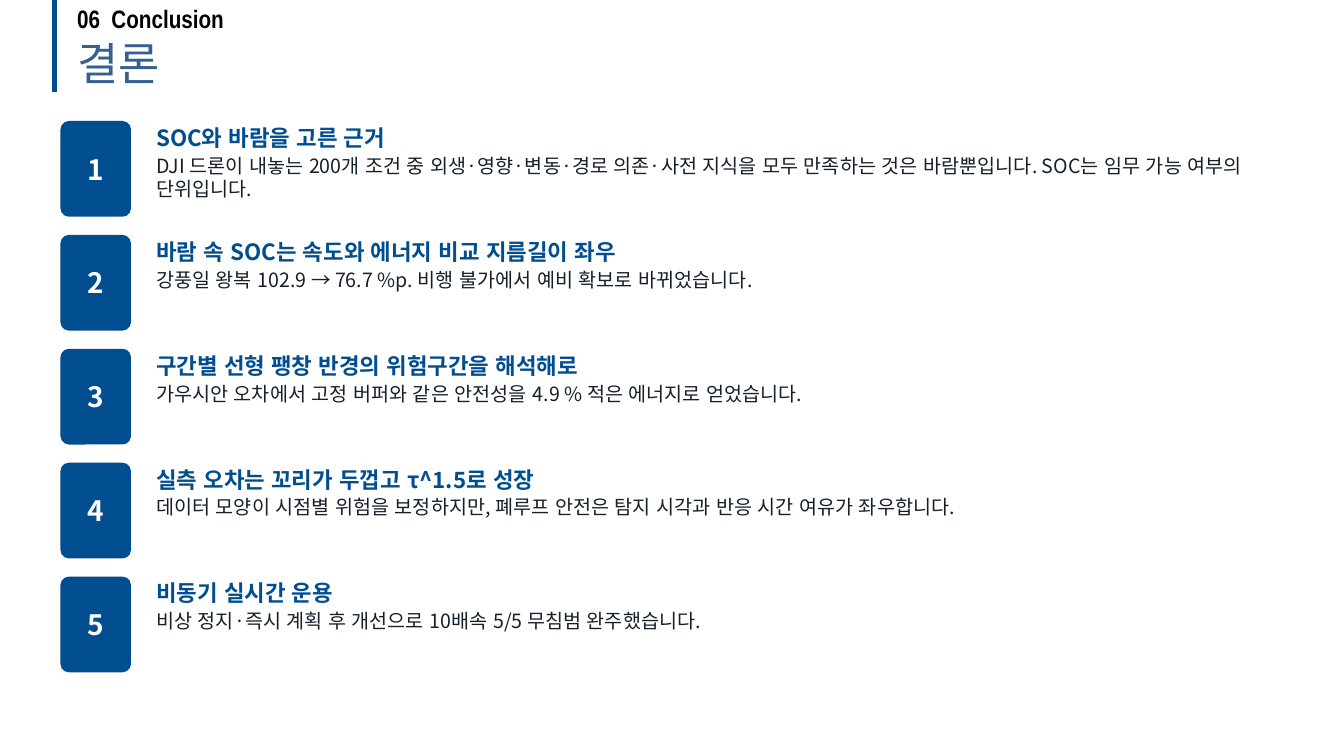
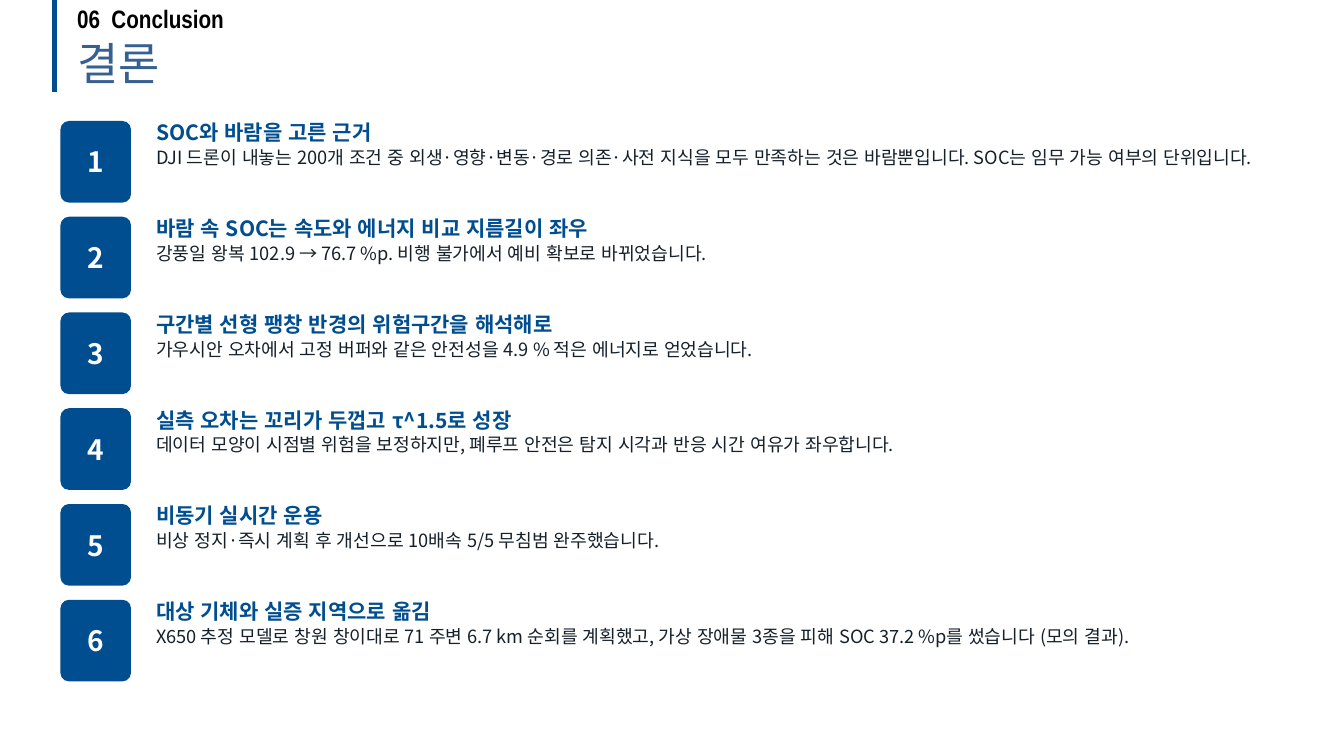
Before and after one commit to dnfl5345/Drone_path_opt, a slide deck: slide 36 of docs/drone_soc_academic_talk.pptx (slide 34 before the commit). Drawn at 1344x756 pixels with LibreOffice and Linux fonts; fonts in the diff are those of the drawing; background and template pictures are left out. Boxes give left, top, right and bottom in pixels: in the first picture for what was removed or moved away, otherwise in the second. Text is boxed around its words. In the diff, an @@ line names an element or a change of style, - is before the commit and + after.

```diff
--- a/docs/drone_soc_academic_talk.pptx
+++ b/docs/drone_soc_academic_talk.pptx
@@ text "SOC와 바람을 고른 근거" at (x1=156, y1=122, x2=1253, y2=166): size 16 to 15 pt in "SOC와 바람을 고른 근거"; size 14 to 13 pt in "DJI 드론이 내놓는 200개 조건 중 외생·영향·변동·경로 ..."; less space between paragraphs @@
@@ rounded rectangle "1" resized from (x1=60, y1=121, x2=131, y2=217) to (x1=60, y1=121, x2=131, y2=203) @@
@@ rounded rectangle "2" resized from (x1=60, y1=235, x2=131, y2=331) to (x1=60, y1=217, x2=131, y2=298) @@
@@ text "바람 속 SOC는 속도와 에너지 ..." moved from (x1=156, y1=241, x2=752, y2=292) to (x1=156, y1=218, x2=707, y2=264) @@
@@ text "바람 속 SOC는 속도와 에너지 ..." at (x1=156, y1=218, x2=707, y2=264): size 16 to 15 pt in "바람 속 SOC는 속도와 에너지 비교 지름길이 ..."; size 14 to 13 pt in "강풍일 왕복 102.9 → 76.7 %p. 비행 ..."; less space between paragraphs @@
@@ rounded rectangle "3" resized from (x1=60, y1=349, x2=131, y2=445) to (x1=60, y1=313, x2=131, y2=394) @@
@@ text "구간별 선형 팽창 반경의 위험구간을 ..." moved from (x1=156, y1=355, x2=802, y2=403) to (x1=156, y1=314, x2=753, y2=358) @@
@@ text "구간별 선형 팽창 반경의 위험구간을 ..." at (x1=156, y1=314, x2=753, y2=358): size 16 to 15 pt in "구간별 선형 팽창 반경의 위험구간을 해석해로"; size 14 to 13 pt in "가우시안 오차에서 고정 버퍼와 같은 안전성을 4.9 ..."; less space between paragraphs @@
@@ rounded rectangle "4" resized from (x1=60, y1=463, x2=131, y2=559) to (x1=60, y1=408, x2=131, y2=490) @@
@@ text "실측 오차는 꼬리가 두껍고 τ^1.5로 ..." moved from (x1=156, y1=469, x2=955, y2=518) to (x1=156, y1=410, x2=894, y2=455) @@
@@ text "실측 오차는 꼬리가 두껍고 τ^1.5로 ..." at (x1=156, y1=410, x2=894, y2=455): size 16 to 15 pt in "실측 오차는 꼬리가 두껍고 τ^1.5로 성장"; size 14 to 13 pt in "데이터 모양이 시점별 위험을 보정하지만, 폐루프 안전은 ..."; less space between paragraphs @@
@@ rounded rectangle "5" resized from (x1=60, y1=577, x2=131, y2=673) to (x1=60, y1=504, x2=131, y2=586) @@
@@ text "비동기 실시간 운용" moved from (x1=156, y1=582, x2=701, y2=632) to (x1=156, y1=505, x2=659, y2=551) @@
@@ text "비동기 실시간 운용" at (x1=156, y1=505, x2=659, y2=551): size 16 to 15 pt in "비동기 실시간 운용"; size 14 to 13 pt in "비상 정지·즉시 계획 후 개선으로 10배속 5/5 ..."; less space between paragraphs @@
@@ rounded rectangle added at (x1=60, y1=600, x2=131, y2=682), fill #004E8F, 20 pt, text #FFFFFF, bold @@
+6
@@ text added at (x1=156, y1=601, x2=1130, y2=647), 13 pt, text #16202A @@
+대상 기체와 실증 지역으로 옮김
+X650 추정 모델로 창원 창이대로 71 주변 6.7 km 순회를 계획했고, 가상 장애물 3종을 피해 SOC 37.2 %p를 썼습니다 (모의 결과).
```
Also in this commit, not shown: 3 other slides changed, 2 slides added, 1 other file.
